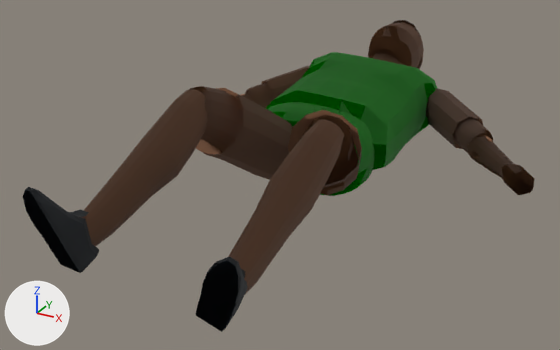
Two versions of the glTF model tools/gf_exporter/output/avatars/powerful_striker.glb, one commit apart.
The view is the same before and after, from a camera (50 mm lens) standing at (1.109, -2.179, 1.109) and looking at (-0.033, -0.102, 0.071). Every picture has the same lights, and +X, +Y and +Z are marked at lower left. The first picture is the older version. Where no turn or scale is listed for an object, it has been applied to the vertices. Vertices at exactly the same position are counted once.

Objects in the first picture: 'body', 'left_ankle', 'left_elbow', 'left_knee', 'left_shoulder', 'left_thigh', 'middle', 'neck', 'right_ankle', 'right_knee', 'right_shoulder', 'right_thigh'.
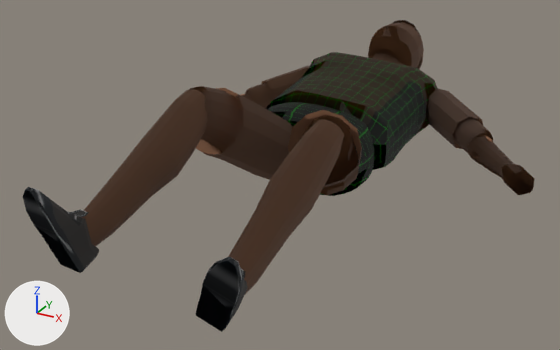
Location of each change, (x1, y1, x2, y2) in pixels of the pictures (560 x 350 px):
```json
{"part": 1, "of": "me_mesh_body", "change": "surface changed", "before": [267, 102, 375, 196], "after": [267, 102, 375, 196], "on screen": "green to black"}
{"part": 2, "of": "me_mesh_middle", "change": "surface changed", "before": [265, 52, 438, 170], "after": [265, 52, 438, 170]}
{"part": 3, "of": "me_mesh_left_ankle", "change": "surface changed", "before": [202, 257, 245, 319], "after": [202, 257, 245, 319], "on screen": "lighter"}
{"part": 4, "of": "me_mesh_right_ankle", "change": "surface changed", "before": [23, 188, 97, 269], "after": [23, 188, 97, 269], "on screen": "lighter"}
```

The change, as JSON lines over the scene's bpy script:
```json
{"block": "me_mesh_body", "where": "me_mesh_body.from_pydata(...)  # 256 vertices, 508 faces; spans x -0.221..0.219, y -0.061..0.242, z -0.147..0.136"}
{"block": "me_mesh_body", "where": "# used by ob_body; location = (0.0, 0.0, 0.119)"}
{"block": "me_mesh_body", "change": "me_mesh_body part 1: 508 kept faces spanning x -0.221..0.219, y -0.061..0.242, z -0.147..0.136 get new texture (UV) coordinates"}
{"block": "me_mesh_middle", "where": "me_mesh_middle.from_pydata(...)  # 192 vertices, 380 faces; spans x -0.279..0.28, y -0.085..0.543, z -0.142..0.199"}
{"block": "me_mesh_middle", "where": "# used by ob_middle; location = (0.0, 0.156, 0.128)"}
{"block": "me_mesh_middle", "change": "me_mesh_middle part 2: 380 kept faces spanning x -0.279..0.28, y -0.085..0.543, z -0.142..0.199 get new texture (UV) coordinates"}
{"block": "me_mesh_left_ankle", "where": "me_mesh_left_ankle.from_pydata(...)  # 72 vertices, 126 faces; spans x -0.077..0.095, y -0.155..0.0, z -0.14..0.127"}
{"block": "me_mesh_left_ankle", "where": "# used by ob_left_ankle; location = (0.226, -0.782, 0.132)"}
{"block": "me_mesh_left_ankle", "change": "me_mesh_left_ankle part 3: 126 kept faces spanning x -0.077..0.095, y -0.155..0.0, z -0.14..0.127 get new texture (UV) coordinates"}
{"block": "me_mesh_right_ankle", "where": "me_mesh_right_ankle.from_pydata(...)  # 72 vertices, 126 faces; spans x -0.067..0.042, y -0.163..0.007, z -0.145..0.131"}
{"block": "me_mesh_right_ankle", "where": "# used by ob_right_ankle; location = (-0.233, -0.805, 0.185)"}
{"block": "me_mesh_right_ankle", "change": "me_mesh_right_ankle part 4: 126 kept faces spanning x -0.067..0.042, y -0.163..0.007, z -0.145..0.131 get new texture (UV) coordinates"}
```
